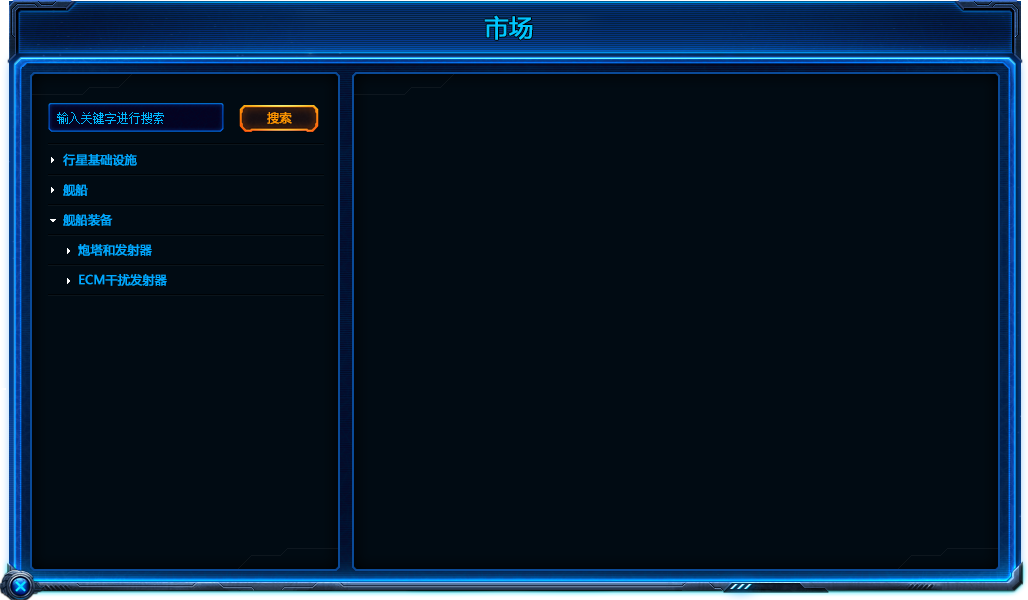
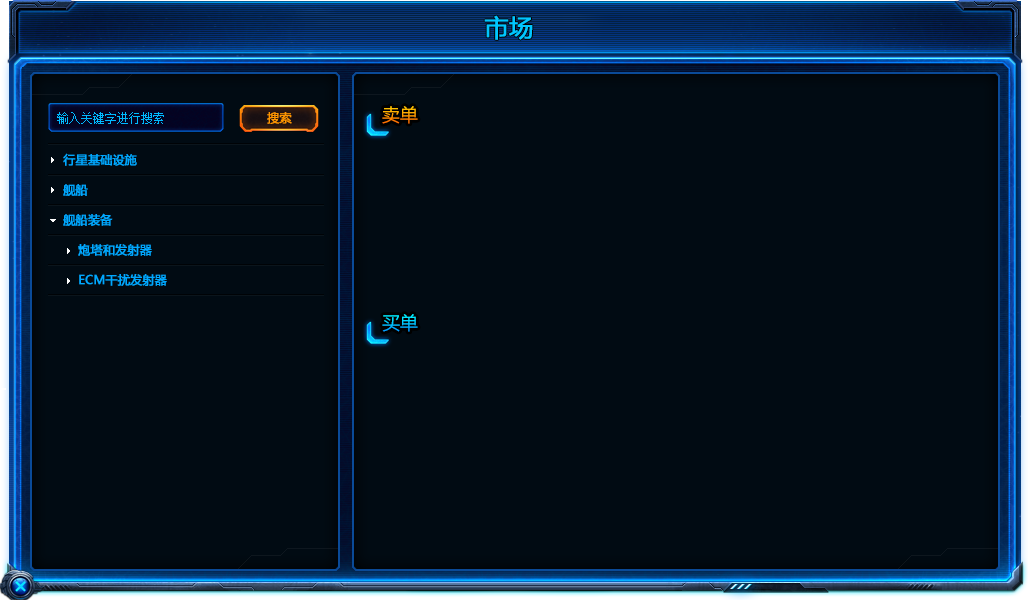
Layered file, before and after one edit (1028x600). Changes by layer:
added group "组 1 副本" with 2 layers in group "right" over [362, 314, 418, 349]
added layer "图层 13" (1st of 2, in "right" › "组 1 副本") in group "组 1 副本" over [362, 317, 394, 349]
added layer "买单" in group "组 1 副本" over [382, 314, 418, 332]
added group "组 1" with 2 layers in group "right" over [362, 106, 418, 141]
added layer "图层 13" (2nd of 2, in "right" › "组 1") in group "组 1" over [362, 109, 394, 141]
added layer "卖单" in group "组 1" over [382, 106, 418, 124]
